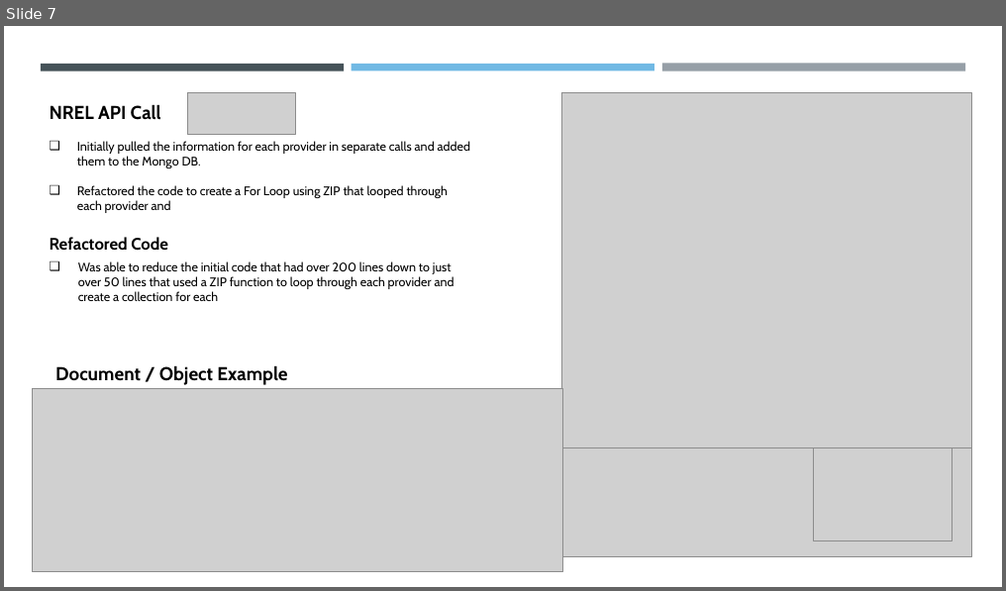
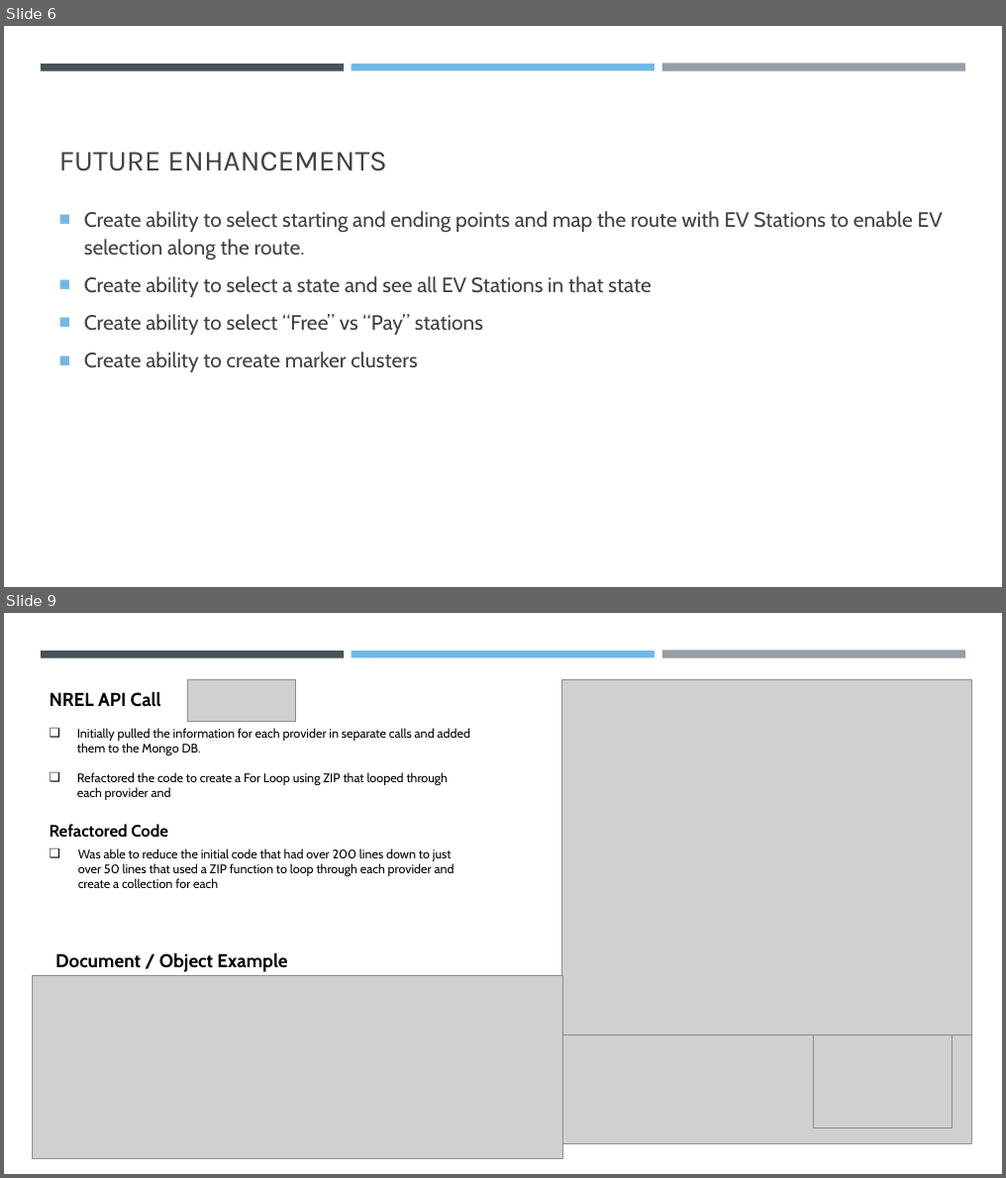
Before and after one commit to jacke1980/Project3, a slide deck: Project3_Final_ Pres_Update.pptx. Shown one above the other, each under a label of ours: slide 7 before the commit, slides 6 and 9 after it; the slides between them are not shown. The pictures are 1006x591 and 1006x1178 pixels, drawn with LibreOffice and Linux fonts; fonts in the diff are those of the drawing; grey boxes stand for pictures. Boxes give left, top, right and bottom in pixels: in the first picture for what was removed or moved away, otherwise in the second. Text is boxed around its words. In the diff, an @@ line names an element or a change of style, - is before the commit and + after.

```diff
--- a/Project3_Final_ Pres_Update.pptx
+++ b/Project3_Final_ Pres_Update.pptx
@@ slide 6 added at [4, 26, 1002, 587], background #FFFFFF; not listed: 3 template elements that a slide beside it also shows @@
@@ title added at [59, 152, 387, 172], 28 pt, text #404040 @@
+FUTURE ENHANCEMENTS
@@ text added at [84, 211, 943, 372], 20 pt, text #404040 @@
+■ Create ability to select starting and ending points and map the route with EV Stations to enable EV selection along the route.
+■ Create ability to select a state and see all EV Stations in that state
+■ Create ability to select “Free” vs “Pay” stations
+■ Create ability to create marker clusters
@@ what was slide 7 is now slide 9 @@
```
Also in this commit, not shown: 2 slides changed, 1 other slide added.
